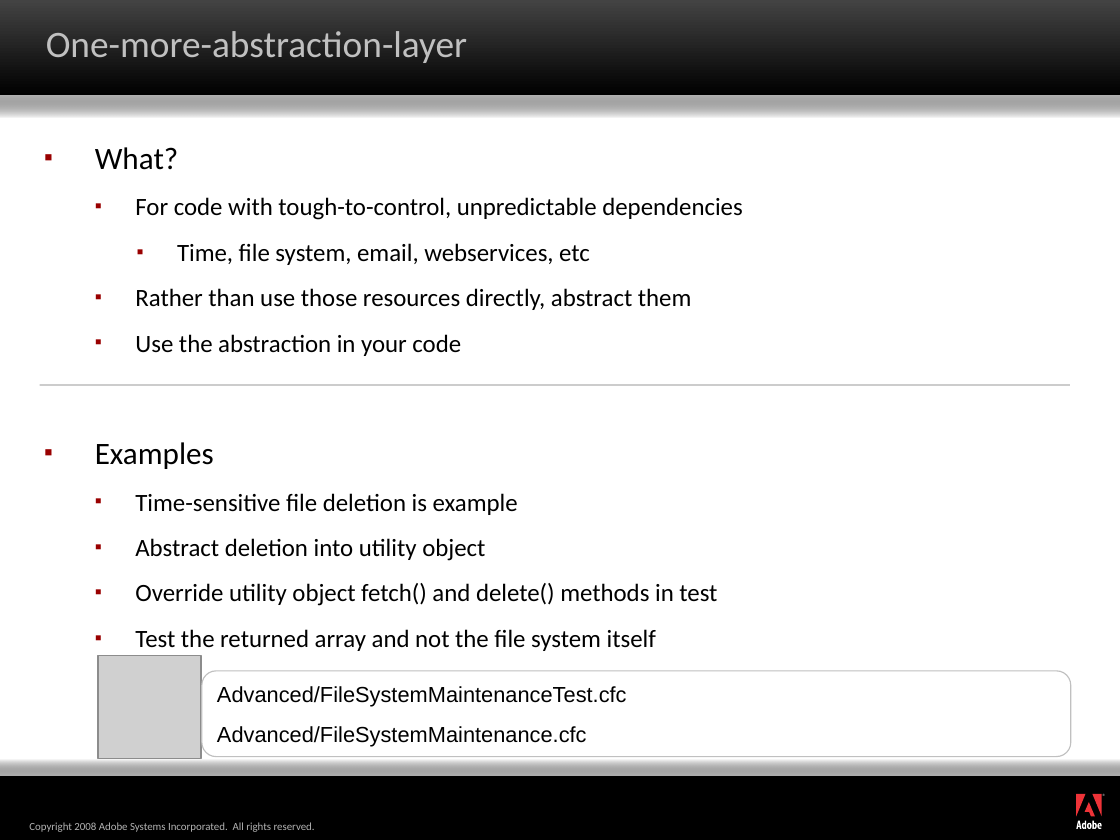
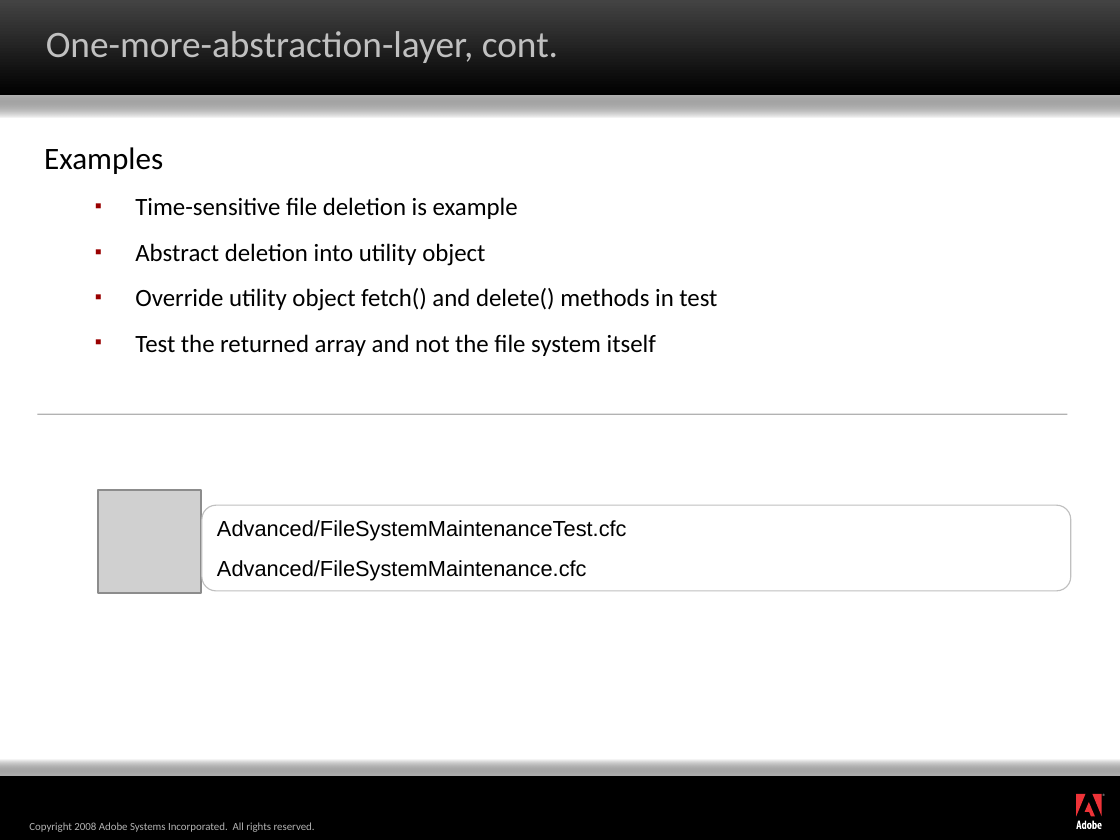
Before and after one commit to marcesher/mxunit-cfmeetups, a slide deck: slide 15 of max08/Marc_Esher_Bill_Shelton_AdvancedPatternsForColdfusionTestAutomation_draft1.ppt (slide 11 before the commit). Drawn at 1120x840 pixels with LibreOffice and Linux fonts; fonts in the diff are those of the drawing; grey boxes stand for pictures; background and template pictures are left out. Boxes give left, top, right and bottom in pixels: in the first picture for what was removed or moved away, otherwise in the second. Text is boxed around its words. In the diff, an @@ line names an element or a change of style, - is before the commit and + after.

```diff
--- a/max08/Marc_Esher_Bill_Shelton_AdvancedPatternsForColdfusionTestAutomation_draft1.ppt
+++ b/max08/Marc_Esher_Bill_Shelton_AdvancedPatternsForColdfusionTestAutomation_draft1.ppt
@@ title at [46,31,558,63]: text changed @@
-One-more-abstraction-layer
+One-more-abstraction-layer, cont.
@@ text at [44,147,163,174]: bullet ▪ to none @@
@@ text at [95,147,742,356]: paragraphs removed @@
-▪ What?
-  ▪ For code with tough-to-control, unpredictable dependencies
-    ▪ Time, file system, email, webservices, etc
-  ▪ Rather than use those resources directly, abstract them
-  ▪ Use the abstraction in your code
@@ line moved from (39, 385) - (1070, 385) to (37, 414) - (1067, 414) @@
@@ picture: place and size @@
-picture at [99,655,202,758]
+picture at [99,491,202,594]
@@ rounded rectangle "Advanced/FileSystemMaintenanceTest.cfc": place and size @@
-rounded rectangle "Advanced/FileSystemMaintenanceTest.cfc" at [202,671,1071,757]
+rounded rectangle "Advanced/FileSystemMaintenanceTest.cfc" at [202,505,1071,591]
```
Also in this commit, not shown: 9 other slides changed, 8 slides added, 2 slides removed.
